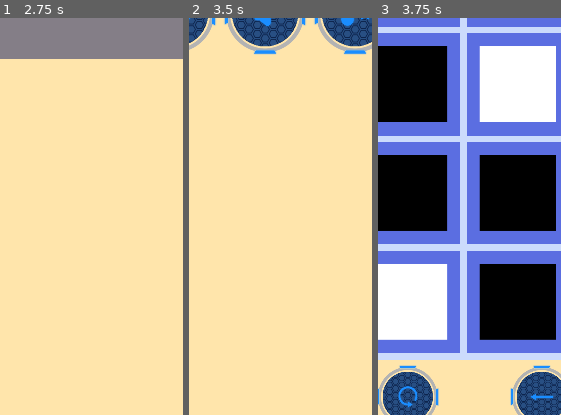
Above: before the commit, frames 1-3 (left to right).
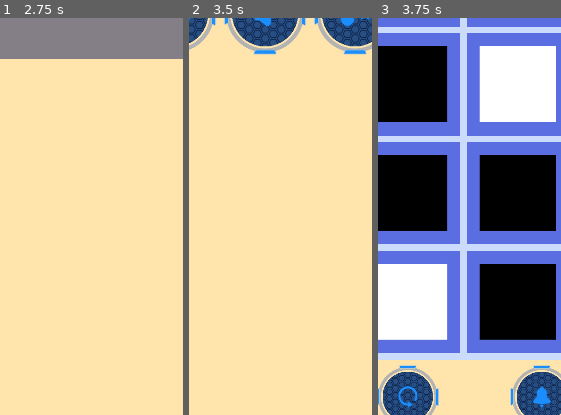
Above: after the commit, the same moments.

Repository: sisipun/SleepyCity
Game: Godot game, scene res://Game/Menu/MainMenu/MainMenu.tscn
Two runs of this game, one before a commit and one after it. Both use one fixed random seed, a clock stepped at 60 frames per second and the inputs below.
Inputs (mouse positions are % of the whole screen's width and height, from its top left):
- Up to frame 1 (2.75 s): click (13, 48) at 0.5 s; click (91, 3) at 1.25 s; click (13, 48) at 2 s
- Up to frame 2 (3.5 s): click (91, 3) at 2.75 s
- Up to frame 3 (3.75 s): click (38, 48) at 3.5 s
The pictures show only the part of the screen within x 42-92%, y 48-98%; the shares and areas given below are measured in that part.

Frames 1-2 are identical in both runs. In frame 3, 0.3% of the frame differs, in the area x 83-96%, y 92-98%.

Commit message:
add new buttons

Diff:
--- a/Game/Level/Interface/Interface.tscn
+++ b/Game/Level/Interface/Interface.tscn
@@ -11,6 +11,9 @@
 [ext_resource path="res://Assets/Level/menu_button_active.png" type="Texture" id=9]
 [ext_resource path="res://Assets/Level/back_button.png" type="Texture" id=10]
 [ext_resource path="res://Assets/Level/menu_button.png" type="Texture" id=11]
+[ext_resource path="res://Assets/Level/tip_button.png" type="Texture" id=12]
+[ext_resource path="res://Assets/Level/tip_button_active.png" type="Texture" id=13]
+[ext_resource path="res://Assets/Level/tip_button_disabled.png" type="Texture" id=14]
 
 [node name="Interface" type="Control"]
 anchor_left = -0.00479126
@@ -138,8 +141,9 @@
 margin_right = 148.0
 margin_bottom = 100.0
 rect_min_size = Vector2( 100, 100 )
-texture_normal = ExtResource( 10 )
-texture_pressed = ExtResource( 6 )
+texture_normal = ExtResource( 12 )
+texture_pressed = ExtResource( 13 )
+texture_disabled = ExtResource( 14 )
 expand = true
 stretch_mode = 5
 script = ExtResource( 5 )
--- a/Game/Level/Interface/LevelCompletePopup.tscn
+++ b/Game/Level/Interface/LevelCompletePopup.tscn
@@ -1,9 +1,14 @@
-[gd_scene load_steps=3 format=2]
+[gd_scene load_steps=7 format=2]
 
 [ext_resource path="res://Game/Level/Interface/LevelCompletePopup.gd" type="Script" id=1]
 [ext_resource path="res://Assets/Menu/bonus.png" type="Texture" id=2]
+[ext_resource path="res://Assets/Level/menu_button_active.png" type="Texture" id=3]
+[ext_resource path="res://Assets/Level/menu_button.png" type="Texture" id=4]
+[ext_resource path="res://Assets/Level/next_button.png" type="Texture" id=5]
+[ext_resource path="res://Assets/Level/next_button_active.png" type="Texture" id=6]
 
 [node name="LevelCompletePopup" type="Popup"]
+visible = true
 anchor_right = 1.0
 anchor_bottom = 1.0
 popup_exclusive = true
@@ -30,9 +35,9 @@
 anchor_right = 0.5
 anchor_bottom = 0.5
 margin_left = -110.0
-margin_top = -40.0
+margin_top = -58.5
 margin_right = 110.0
-margin_bottom = 40.0
+margin_bottom = 58.5
 custom_constants/separation = 20
 __meta__ = {
 "_edit_use_anchors_": false
@@ -71,23 +76,31 @@
 [node name="Buttons" type="HBoxContainer" parent="Menu"]
 margin_top = 47.0
 margin_right = 220.0
-margin_bottom = 80.0
+margin_bottom = 117.0
 custom_constants/separation = 20
 alignment = 1
 __meta__ = {
 "_edit_use_anchors_": false
 }
 
-[node name="MenuButton" type="Button" parent="Menu/Buttons"]
-margin_left = 31.0
-margin_right = 103.0
-margin_bottom = 33.0
-text = "Menu"
+[node name="MenuButton" type="TextureButton" parent="Menu/Buttons"]
+margin_left = 30.0
+margin_right = 100.0
+margin_bottom = 70.0
+rect_min_size = Vector2( 70, 70 )
+texture_normal = ExtResource( 4 )
+texture_pressed = ExtResource( 3 )
+expand = true
+stretch_mode = 5
 
-[node name="NextButton" type="Button" parent="Menu/Buttons"]
-margin_left = 123.0
-margin_right = 188.0
-margin_bottom = 33.0
-text = "Next"
+[node name="NextButton" type="TextureButton" parent="Menu/Buttons"]
+margin_left = 120.0
+margin_right = 190.0
+margin_bottom = 70.0
+rect_min_size = Vector2( 70, 70 )
+texture_normal = ExtResource( 5 )
+texture_pressed = ExtResource( 6 )
+expand = true
+stretch_mode = 4
 [connection signal="pressed" from="Menu/Buttons/MenuButton" to="." method="_on_menu_pressed"]
 [connection signal="pressed" from="Menu/Buttons/NextButton" to="." method="_on_next_pressed"]
--- a/Game/Menu/MainMenu/MainMenu.tscn
+++ b/Game/Menu/MainMenu/MainMenu.tscn
@@ -6,10 +6,10 @@
 [ext_resource path="res://Assets/Menu/story_button.png" type="Texture" id=5]
 [ext_resource path="res://Assets/Menu/story_button_active.png" type="Texture" id=6]
 [ext_resource path="res://Assets/Menu/generated_button_active.png" type="Texture" id=7]
-[ext_resource path="res://Assets/Menu/music_button_active.png" type="Texture" id=8]
-[ext_resource path="res://Assets/Menu/music_button.png" type="Texture" id=9]
-[ext_resource path="res://Assets/Menu/sound_button_active.png" type="Texture" id=10]
-[ext_resource path="res://Assets/Menu/sound_button.png" type="Texture" id=11]
+[ext_resource path="res://Assets/Menu/music_off_button_active.png" type="Texture" id=8]
+[ext_resource path="res://Assets/Menu/music_off_button.png" type="Texture" id=9]
+[ext_resource path="res://Assets/Menu/sound_off_button_active.png" type="Texture" id=10]
+[ext_resource path="res://Assets/Menu/sound_off_button.png" type="Texture" id=11]
 [ext_resource path="res://Game/Menu/MainMenu/SoundButton.gd" type="Script" id=12]
 [ext_resource path="res://Game/Menu/MainMenu/MusicButton.gd" type="Script" id=13]
 
Binary file added: Assets/Level/next_button.png
Not shown, added: Assets/Level/next_button.png.import
Binary file added: Assets/Level/next_button_active.png
Not shown, changed: Assets/Level/next_button_active.png.import
Binary file added: Assets/Level/tip_button.png
Not shown, added: Assets/Level/tip_button.png.import
Binary file added: Assets/Level/tip_button_active.png
Not shown, added: Assets/Level/tip_button_active.png.import
Binary file added: Assets/Level/tip_button_disabled.png
Not shown, changed: Assets/Level/tip_button_disabled.png.import
Renamed: Assets/Menu/music_button.png -> Assets/Menu/music_off_button.png
Not shown, changed: Assets/Menu/music_off_button.png.import
(and 15 more such lines)
